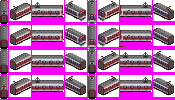
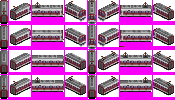
Two versions of the same layered image (175x100). Layer-by-layer changes:
painted on "Addit" over [19, 83, 157, 88]
hid "Vents" over [3, 2, 170, 89]
showed "AC" over [2, 2, 171, 87]
painted on "Kintetsu Two-tone" over [28, 8, 156, 37]